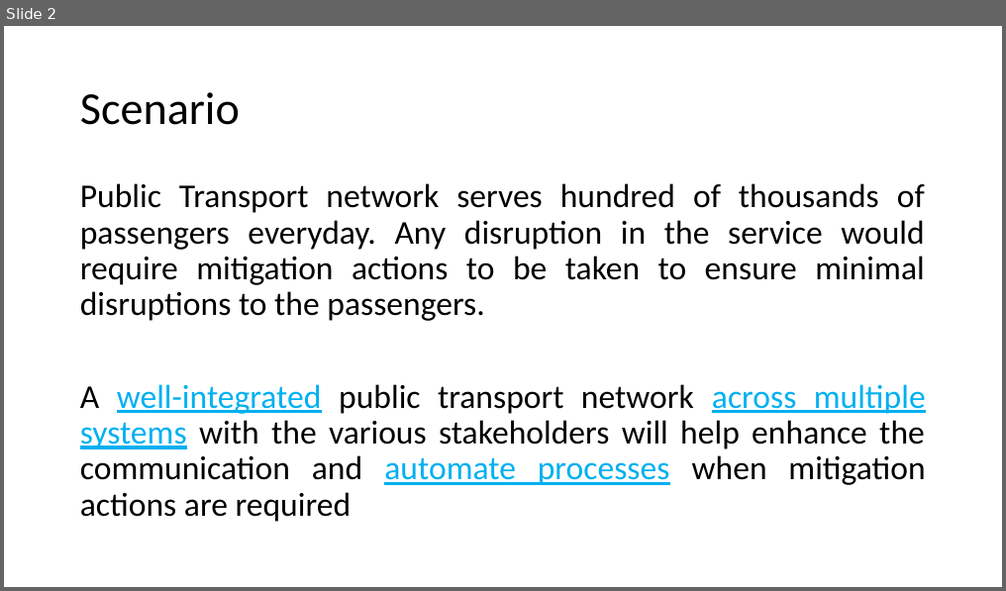
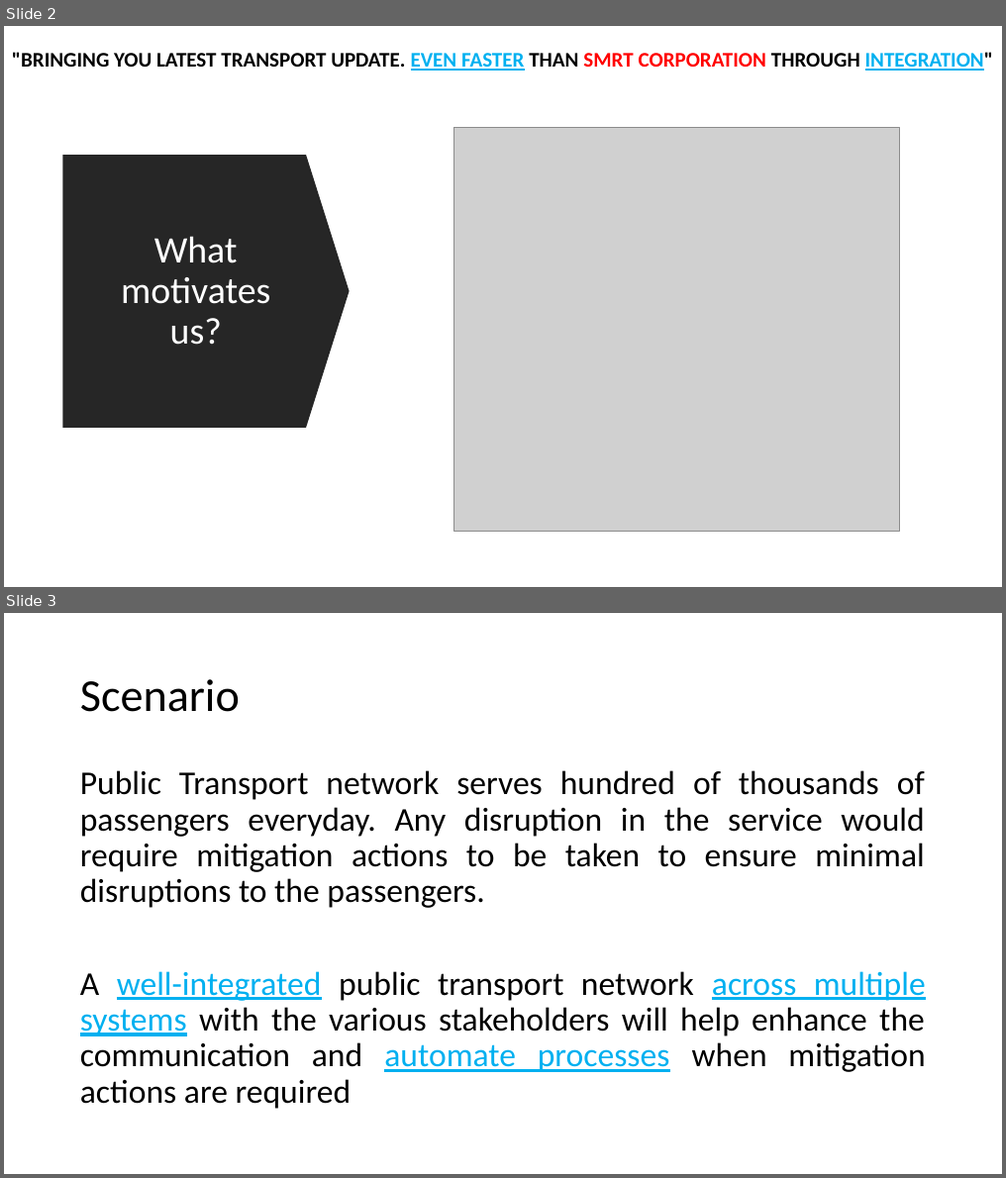
Before and after one commit to eugene-choy-2016/EI_Project, a slide deck: EI Presentation.pptx. Shown one above the other, each under a label of ours: slide 2 before the commit, slides 2 and 3 after it. The pictures are 1006x591 and 1006x1178 pixels, drawn with LibreOffice and Linux fonts; fonts in the diff are those of the drawing; grey boxes stand for pictures. Boxes give left, top, right and bottom in pixels: in the first picture for what was removed or moved away, otherwise in the second. Text is boxed around its words. In the diff, an @@ line names an element or a change of style, - is before the commit and + after.

```diff
--- a/EI Presentation.pptx
+++ b/EI Presentation.pptx
@@ slide 2 added at bbox=[4, 26, 1002, 587], background #FFFFFF @@
@@ text added at bbox=[12, 52, 994, 71], 20 pt, text #000000, bold @@
+"BRINGING YOU LATEST TRANSPORT UPDATE. EVEN FASTER THAN SMRT CORPORATION THROUGH INTEGRATION"
@@ picture added at bbox=[454, 127, 899, 531] @@
@@ down arrow added at bbox=[63, 155, 350, 428], fill #262626 @@
@@ title added at bbox=[121, 236, 270, 345], 36 pt, text #FFFFFF @@
+What motivates us?
@@ what was slide 2 is now slide 3 @@
```
Also in this commit, not shown: 1 slide changed.
